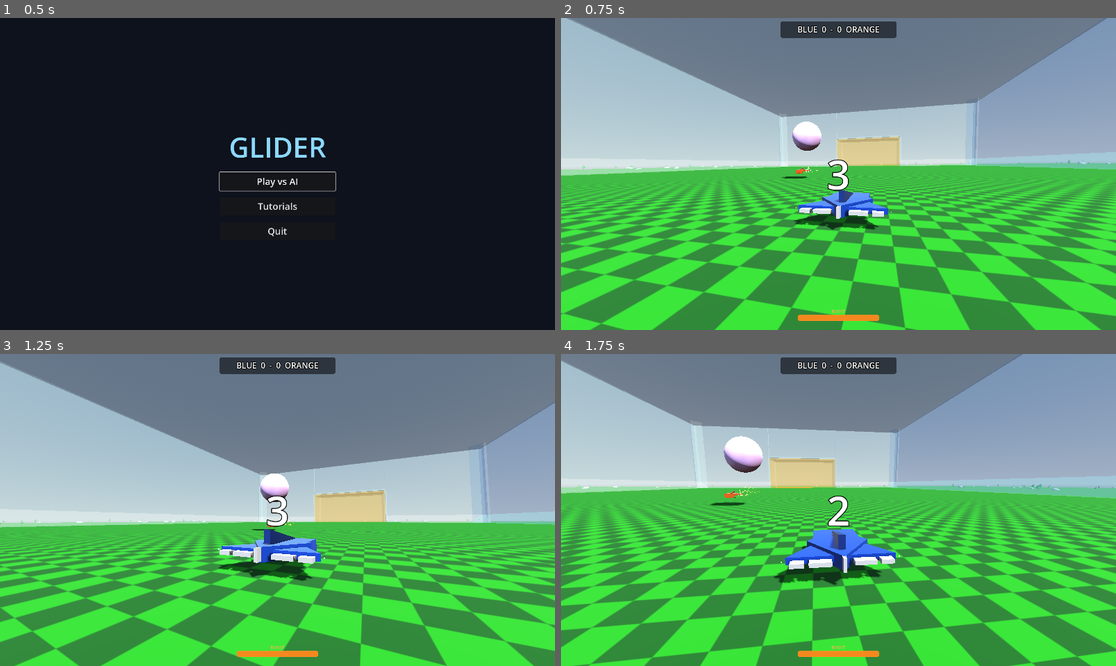
Above: before the commit, frames 1-4 (two rows, left to right).
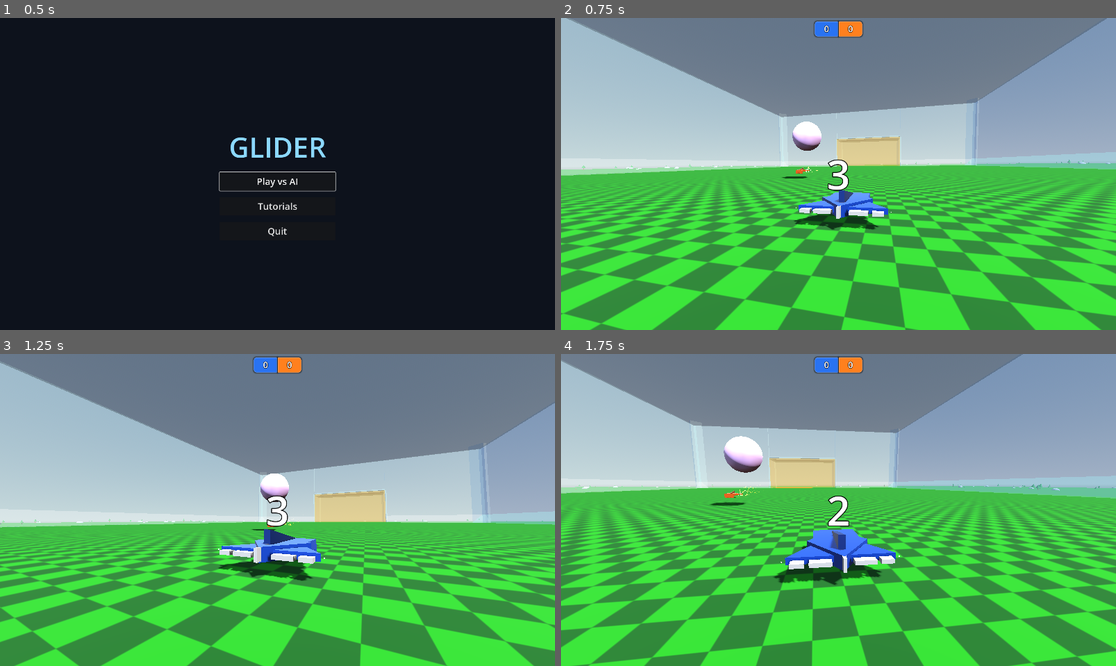
Above: after the commit, the same moments.

Repository: westonkelliher/glider
Game: Godot game, scene res://scenes/main_menu.tscn
The game is run twice, just before and just after one commit, with the same random seed, the same clock (stepped at 60 frames per second) and the same inputs.
Inputs (mouse positions are in pixels of both pictures, inside the frame that each line leads up to):
- Up to frame 1 (0.5 s): no input
- Up to frame 2 (0.75 s): click "Play vs AI" at 0.5 s
- Up to frame 3 (1.25 s): no input
- Up to frame 4 (1.75 s): tap Enter (ui_accept) at 1.25, 1.52 s; move the mouse to (866, 510) at 1.27 s; press the mouse at (866, 510) at 1.28 s; hold W (move_forward) from 1.28 s (still down)

Frame 1 is identical in both runs. In frame 2, 1.4% of the frame differs, in the area x 39-61%, y 0-98%; in frame 3, 1.4%; in frame 4, 1.4%.

Commit message:
Fix inverted blue/orange score; redesign scoreboard RL-style (colored team boxes)
Co-Authored-By: Claude Opus 4.8 (1M context) <noreply@anthropic.com>

Diff:
--- a/environment/referee.gd
+++ b/environment/referee.gd
@@ -6,8 +6,8 @@
 @onready var goal_north: Area3D = $GoalNorth   # BLUE goal
 @onready var goal_south: Area3D = $GoalSouth   # ORANGE goal
 
-var score_blue := 0     # goals scored INTO the north/blue goal
-var score_orange := 0   # goals scored INTO the south/orange goal
+var score_blue := 0     # goals scored BY blue (ball into the orange/south goal)
+var score_orange := 0   # goals scored BY orange (ball into the blue/north goal)
 
 var _scoring := false    # guard against double-counting a lingering ball
 
@@ -20,20 +20,22 @@
 
 
 func _on_north_entered(body: Node) -> void:
+	# Ball in the blue/north goal == ORANGE scored (orange attacks north).
+	if _scoring or not body.is_in_group("ball"):
+		return
+	_scoring = true
+	score_orange += 1
+	print("GOAL! ORANGE blue=%d orange=%d" % [score_blue, score_orange])
+	_reset_after_goal()
+
+
+func _on_south_entered(body: Node) -> void:
+	# Ball in the orange/south goal == BLUE scored (blue attacks south).
 	if _scoring or not body.is_in_group("ball"):
 		return
 	_scoring = true
 	score_blue += 1
 	print("GOAL! BLUE  blue=%d orange=%d" % [score_blue, score_orange])
-	_reset_after_goal()
-
-
-func _on_south_entered(body: Node) -> void:
-	if _scoring or not body.is_in_group("ball"):
-		return
-	_scoring = true
-	score_orange += 1
-	print("GOAL! ORANGE blue=%d orange=%d" % [score_blue, score_orange])
 	_reset_after_goal()
 
 
--- a/scripts/hud.gd
+++ b/scripts/hud.gd
@@ -3,26 +3,67 @@
 ## of these and pushes values to it each physics frame. Top-center = scoreboard
 ## (set_score); bottom-center = boost gauge. Controls live in the pause menu.
 
-var _score_label: Label
+const BLUE := Color(0.16, 0.45, 0.95)
+const ORANGE := Color(1.0, 0.5, 0.12)
+
+var _blue_score: Label
+var _orange_score: Label
 var _boost_bar: ProgressBar
 var _boost_caption: Label
 
 
 func _ready() -> void:
-	# Scoreboard, top-center.
-	_score_label = Label.new()
-	_score_label.set_anchors_preset(Control.PRESET_CENTER_TOP)
-	_score_label.offset_left = -200.0
-	_score_label.offset_right = 200.0
-	_score_label.offset_top = 12.0
-	_score_label.offset_bottom = 52.0
-	_score_label.horizontal_alignment = HORIZONTAL_ALIGNMENT_CENTER
-	_score_label.add_theme_font_size_override("font_size", 28)
-	_score_label.add_theme_color_override("font_outline_color", Color(0, 0, 0, 0.9))
-	_score_label.add_theme_constant_override("outline_size", 8)
-	_score_label.add_theme_stylebox_override("normal", _panel_bg())
-	add_child(_score_label)
+	# Scoreboard, top-center: two angled team boxes meeting at the middle,
+	# blue on the left and orange on the right (Rocket League style).
+	_blue_score = _make_score_box(BLUE, true)
+	_blue_score.offset_left = -82.0
+	_blue_score.offset_right = -1.0
+	add_child(_blue_score)
+
+	_orange_score = _make_score_box(ORANGE, false)
+	_orange_score.offset_left = 1.0
+	_orange_score.offset_right = 82.0
+	add_child(_orange_score)
+
 	set_score(0, 0)
+
+
+# One team's score box: a saturated team-colored panel with a big white number.
+func _make_score_box(team: Color, left_side: bool) -> Label:
+	var lbl := Label.new()
+	lbl.set_anchors_preset(Control.PRESET_CENTER_TOP)
+	lbl.offset_top = 12.0
+	lbl.offset_bottom = 60.0
+	lbl.horizontal_alignment = HORIZONTAL_ALIGNMENT_CENTER
+	lbl.vertical_alignment = VERTICAL_ALIGNMENT_CENTER
+	lbl.add_theme_font_size_override("font_size", 30)
+	lbl.add_theme_color_override("font_color", Color(1, 1, 1))
+	lbl.add_theme_color_override("font_outline_color", Color(0, 0, 0, 0.85))
+	lbl.add_theme_constant_override("outline_size", 6)
+	lbl.add_theme_stylebox_override("normal", _score_box_bg(team, left_side))
+	return lbl
+
+
+# Team-colored box: rounded on the outer corner, square where the two boxes meet.
+func _score_box_bg(team: Color, left_side: bool) -> StyleBoxFlat:
+	var sb := StyleBoxFlat.new()
+	sb.bg_color = team
+	sb.border_color = team.lightened(0.25)
+	sb.set_border_width_all(2)
+	var r := 9
+	if left_side:
+		sb.corner_radius_top_left = r
+		sb.corner_radius_bottom_left = r
+	else:
+		sb.corner_radius_top_right = r
+		sb.corner_radius_bottom_right = r
+	sb.content_margin_left = 10
+	sb.content_margin_right = 10
+	sb.content_margin_top = 4
+	sb.content_margin_bottom = 6
+	sb.shadow_color = Color(0, 0, 0, 0.5)
+	sb.shadow_size = 6
+	return sb
 
 	# Boost reserve meter, bottom-center.
 	_boost_bar = ProgressBar.new()
@@ -52,21 +93,6 @@
 	add_child(_boost_caption)
 
 
-# Dark rounded panel behind the readout, with padding so text isn't flush.
-func _panel_bg() -> StyleBoxFlat:
-	var sb := StyleBoxFlat.new()
-	sb.bg_color = Color(0, 0, 0, 0.55)
-	sb.corner_radius_top_left = 6
-	sb.corner_radius_top_right = 6
-	sb.corner_radius_bottom_left = 6
-	sb.corner_radius_bottom_right = 6
-	sb.content_margin_left = 12
-	sb.content_margin_right = 14
-	sb.content_margin_top = 8
-	sb.content_margin_bottom = 10
-	return sb
-
-
 func _boost_bg() -> StyleBoxFlat:
 	var sb := StyleBoxFlat.new()
 	sb.bg_color = Color(0, 0, 0, 0.55)
@@ -93,6 +119,7 @@
 
 ## Update the top-center scoreboard.
 func set_score(blue: int, orange: int) -> void:
-	if not _score_label:
+	if not _blue_score:
 		return
-	_score_label.text = "BLUE  %d  -  %d  ORANGE" % [blue, orange]
+	_blue_score.text = str(blue)
+	_orange_score.text = str(orange)
